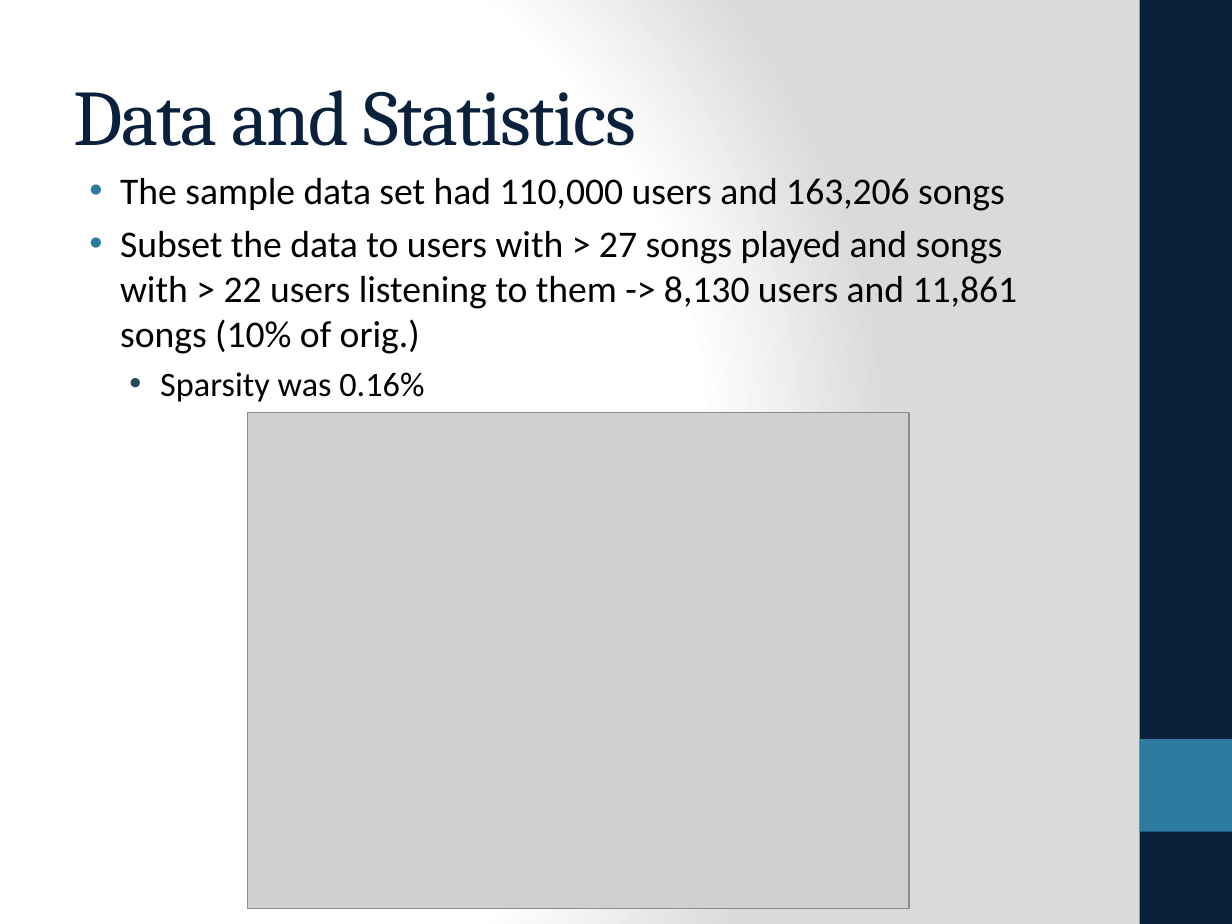
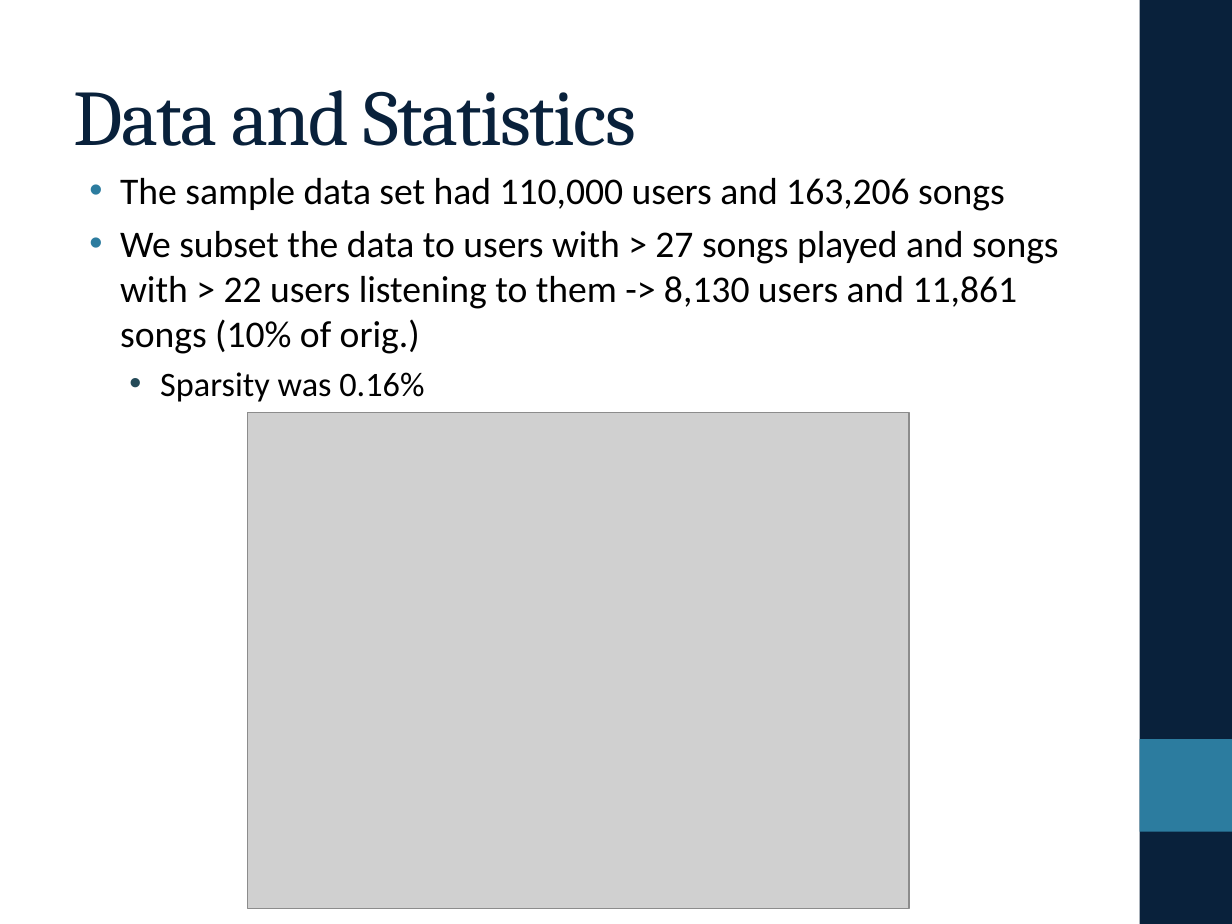
Before and after one commit to eringrand/musicanalysis, a slide deck: slide 3 of presentation/Presentation.pptx. Drawn at 1232x924 pixels with LibreOffice and Linux fonts; fonts in the diff are those of the drawing; grey boxes stand for pictures. Boxes give left, top, right and bottom in pixels: in the first picture for what was removed or moved away, otherwise in the second. Text is boxed around its words. In the diff, an @@ line names an element or a change of style, - is before the commit and + after.

```diff
--- a/presentation/Presentation.pptx
+++ b/presentation/Presentation.pptx
@@ background gradient #FFFFFF to #DADADA to #FFFFFF @@
@@ text at (x1=120, y1=231, x2=1059, y2=354): text changed @@
-• Subset the data to users with > 27 songs played and songs with > 22 users listening to them -> 8,130 users and 11,861 songs (10% of orig.)
+• We subset the data to users with > 27 songs played and songs with > 22 users listening to them -> 8,130 users and 11,861 songs (10% of orig.)
```
Also in this commit, not shown: 10 other slides changed, 1 other file.
